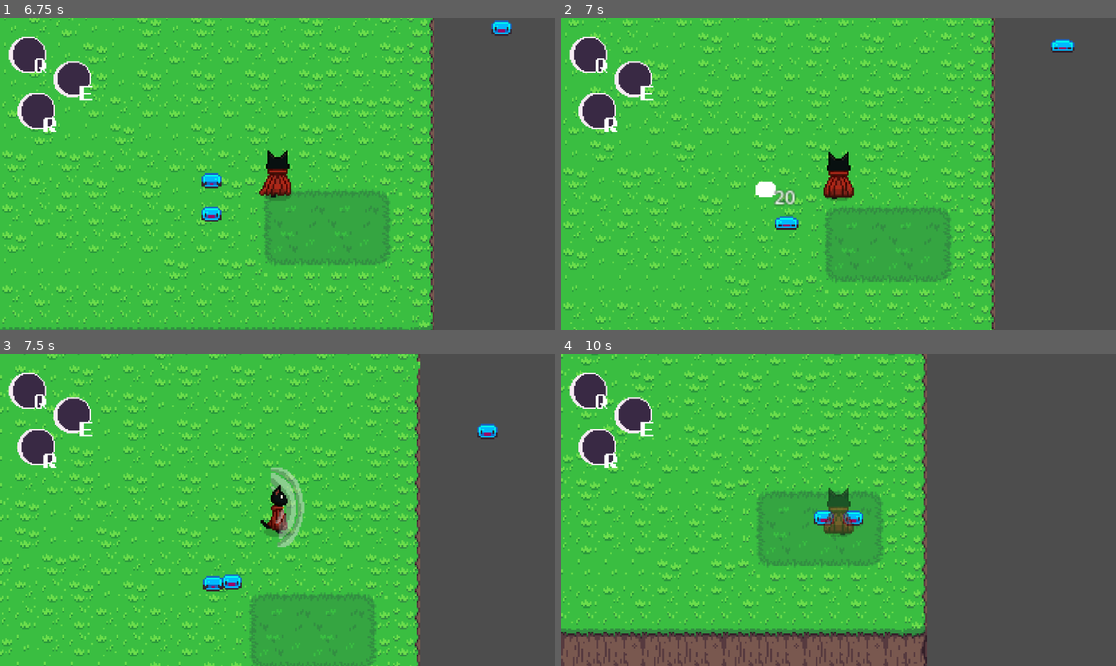
Above: before the commit, frames 1-4 (two rows, left to right).
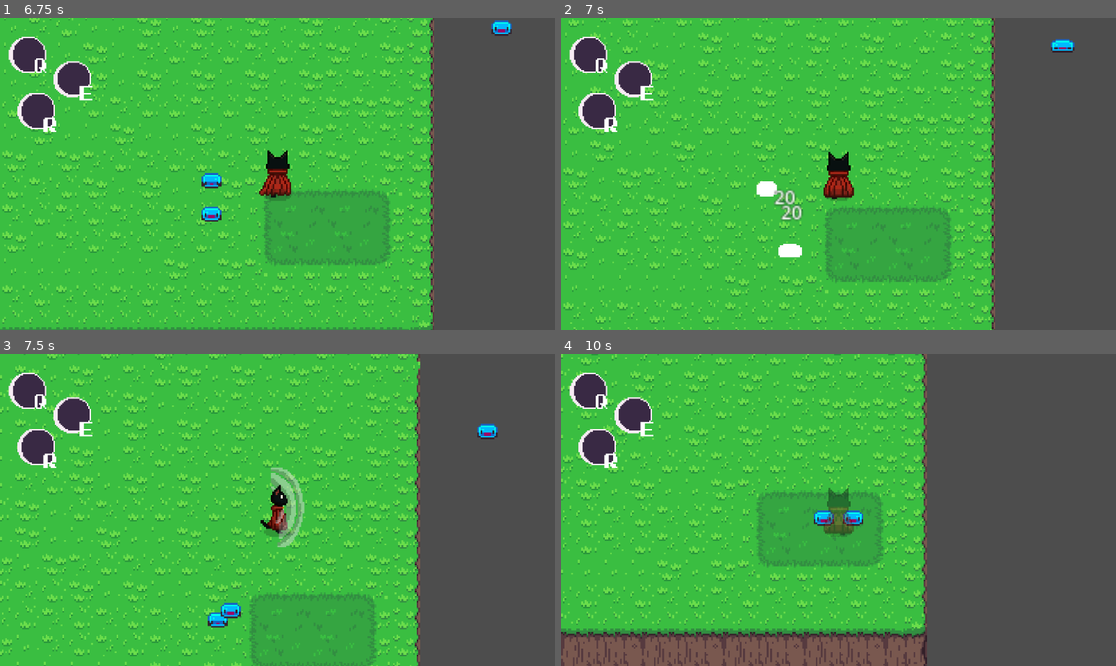
Above: after the commit, the same moments.

Repository: D4v11d/Necrocat
Game: Godot game, scene res://Scenes/main.tscn
Same seed, same stepped clock (60 frames per second), same inputs: the game is played once before the commit and once after it.
Inputs:
- Up to frame 1 (6.75 s): hold D (move_right) 0.53-1.28 s; tap E (arise) at 0.6, 1.55, 2.1, 3.05, 4.55, 5.1, 6.05, 6.6 s; tap Space (attack) at 0.8, 1.35, 2.3, 2.85, 3.8, 5.3, 5.85 s; hold S (move_down) 1.28-2.03 s; hold D (move_right) 2.03-2.78 s; hold W (move_up) 2.78-3.53 s; hold Backspace (delete_summons) 3.53-4.28 s; hold A (move_left) 3.53-5.03 s; tap Q at 4.35 s; hold S (move_down) 5.03-5.78 s; hold D (move_right) 5.78-6.53 s; hold W (move_up) from 6.53 s (still down)
- Up to frame 2 (7 s): keep holding W (move_up); tap Space (attack) at 6.8 s
- Up to frame 3 (7.5 s): release W (move_up) at 7.28 s; hold D (move_right) from 7.28 s (still down); tap Space (attack) at 7.35 s
- Up to frame 4 (10 s): tap E (arise) at 7.55, 9.05, 9.6 s; release D (move_right) at 8.03 s; hold S (move_down) 8.03-8.78 s; hold Backspace (delete_summons) 8.03-8.78 s; tap Space (attack) at 8.3, 9.8 s; hold A (move_left) 8.78-9.53 s; tap Q at 8.85 s; hold W (move_up) from 9.53 s (still down)

Frame 1 is identical in both runs. In frame 2, 0.5% of the frame differs, in the area x 35-44%, y 52-77%; in frame 3, 0.6%; in frame 4, 1.5%, in the area x 0-66%, y 0-100%.

Commit message:
play cast animation and reduce mob damage cooldown

Diff:
--- a/Scenes/player.tscn
+++ b/Scenes/player.tscn
@@ -583,7 +583,7 @@
 "duration": 1.0,
 "texture": SubResource("AtlasTexture_8d7v2")
 }],
-"loop": true,
+"loop": false,
 "name": &"cast_back",
 "speed": 10.0
 }, {
@@ -627,7 +627,7 @@
 "duration": 1.0,
 "texture": SubResource("AtlasTexture_eabmt")
 }],
-"loop": true,
+"loop": false,
 "name": &"cast_front",
 "speed": 10.0
 }, {
@@ -671,7 +671,7 @@
 "duration": 1.0,
 "texture": SubResource("AtlasTexture_7o687")
 }],
-"loop": true,
+"loop": false,
 "name": &"cast_side",
 "speed": 10.0
 }, {
@@ -943,9 +943,8 @@
 texture_filter = 1
 position = Vector2(0, -1)
 sprite_frames = SubResource("SpriteFrames_4s2oa")
-animation = &"cast_side"
+animation = &"attack_back"
 autoplay = "idle_front"
-frame_progress = 0.583862
 
 [node name="CollisionShape2D" type="CollisionShape2D" parent="."]
 position = Vector2(0, 8)
@@ -1001,6 +1000,9 @@
 }
 
 [node name="KnockbackTimer" type="Timer" parent="."]
+
+[node name="CastingTimer" type="Timer" parent="."]
+one_shot = true
 
 [connection signal="body_entered" from="VerticalAttackHitbox" to="." method="_on_vertical_attack_hitbox_body_entered"]
 [connection signal="body_entered" from="HorizontalAttackHitbox" to="." method="_on_horizontal_attack_hitbox_body_entered"]
@@ -1011,3 +1013,4 @@
 [connection signal="damage_taken" from="HurtBox" to="." method="_on_hurt_box_damage_taken"]
 [connection signal="timeout" from="HurtBox/DamageCooldown" to="HurtBox" method="_on_DamageCooldown_timeout"]
 [connection signal="timeout" from="KnockbackTimer" to="." method="_on_knockback_timer_timeout"]
+[connection signal="timeout" from="CastingTimer" to="Summon" method="_on_casting_timer_timeout"]
--- a/Scenes/slime_enemy.tscn
+++ b/Scenes/slime_enemy.tscn
@@ -214,7 +214,7 @@
 debug_color = Color(0.797108, 0.414388, 0.23775, 0.42)
 
 [node name="DamageCooldown" type="Timer" parent="Hurtbox"]
-wait_time = 0.5
+wait_time = 0.4
 one_shot = true
 
 [connection signal="body_entered" from="ChaseArea" to="ChaseArea" method="_on_body_entered"]
--- a/scripts/mob_hurtbox.gd
+++ b/scripts/mob_hurtbox.gd
@@ -4,7 +4,7 @@
 
 @onready var mob: Mob = $".."
 
-const DAMAGE_COOLDOWN:= 1.0
+const DAMAGE_COOLDOWN:= 0.6
 var hp:= mob.MAX_HP
 
 var damage_cooldown := DAMAGE_COOLDOWN  # seconds between damage ticks
--- a/scripts/player_movement.gd
+++ b/scripts/player_movement.gd
@@ -29,6 +29,7 @@
 
 var can_arise_mob := false
 var Q_summon_enabled := true # should be an array for Q, E and R
+var is_casting_spell := false
 
 var is_knocked_back := false
 
@@ -43,6 +44,9 @@
 
 	if is_knocked_back:
 		move_and_collide(velocity * delta)
+		return
+
+	if is_casting_spell:
 		return
 
 	if can_arise_mob:
@@ -76,7 +80,7 @@
 
 		if last_direction == Vector2.UP:
 			animated_sprite_2d.play("attack_back")
-			activate_hitbox(vertical_hitbox, Vector2(0, -25))
+			activate_hitbox(vertical_hitbox, Vector2(0, -16))
 		elif last_direction == Vector2.DOWN:
 			animated_sprite_2d.play("attack_front")
 			activate_hitbox(vertical_hitbox, Vector2(0, 15))
@@ -92,6 +96,9 @@
 	hitbox.set_deferred("monitoring", true)
 
 func update_move_animation(direction: Vector2) -> void:
+	if is_casting_spell:
+		return
+
 	if not is_attacking:
 		if abs(direction.y) > abs(direction.x):
 			if direction.y < 0:
@@ -140,7 +147,6 @@
 		is_knocked_back = true
 		knockback_timer.start(0.2)
 
-
 func _on_knockback_timer_timeout() -> void:
 	is_knocked_back = false
 	velocity = Vector2.ZERO
--- a/scripts/summon.gd
+++ b/scripts/summon.gd
@@ -2,6 +2,7 @@
 
 @onready var summon_cooldown: Timer = $"../SummonCooldown"
 @onready var player: Player = $".."
+@onready var casting_timer: Timer = $"../CastingTimer"
 
 var can_summon := true # reset after cooldown
 var summoned_allies_list: Array[Mob] = []
@@ -72,11 +73,22 @@
 
 func handle_arise_mob() -> void:
 	if Input.is_action_just_pressed("arise"):
+		play_cast_animation()
+		casting_timer.start()
+		player.is_casting_spell = true
 		player.Q_summon_enabled = true
 		player.slime_summon_sprite.visible = true
 		emit_signal("delete_mob")
-		show_arise_message()
 		player.e_key_animation.visible = false
+
+func play_cast_animation() -> void:
+	if player.last_direction == Vector2.UP:
+		player.animated_sprite_2d.play("cast_back")
+	elif player.last_direction == Vector2.DOWN:
+		player.animated_sprite_2d.play("cast_front")
+	else:
+		player.animated_sprite_2d.play("cast_side")
+		player.animated_sprite_2d.flip_h = player.last_direction == Vector2.LEFT
 
 func show_arise_message() -> void:
 	var label = player.new_summon_label
@@ -84,3 +96,9 @@
 
 func summon_killed(summon: Mob) -> void:
 	summoned_allies_list.erase(summon)
+
+
+func _on_casting_timer_timeout() -> void:
+	player.is_casting_spell = false
+	show_arise_message()
+	player.play_idle_animation()
Not shown: 4 places in Scenes/main.tscn that only renumber resources
